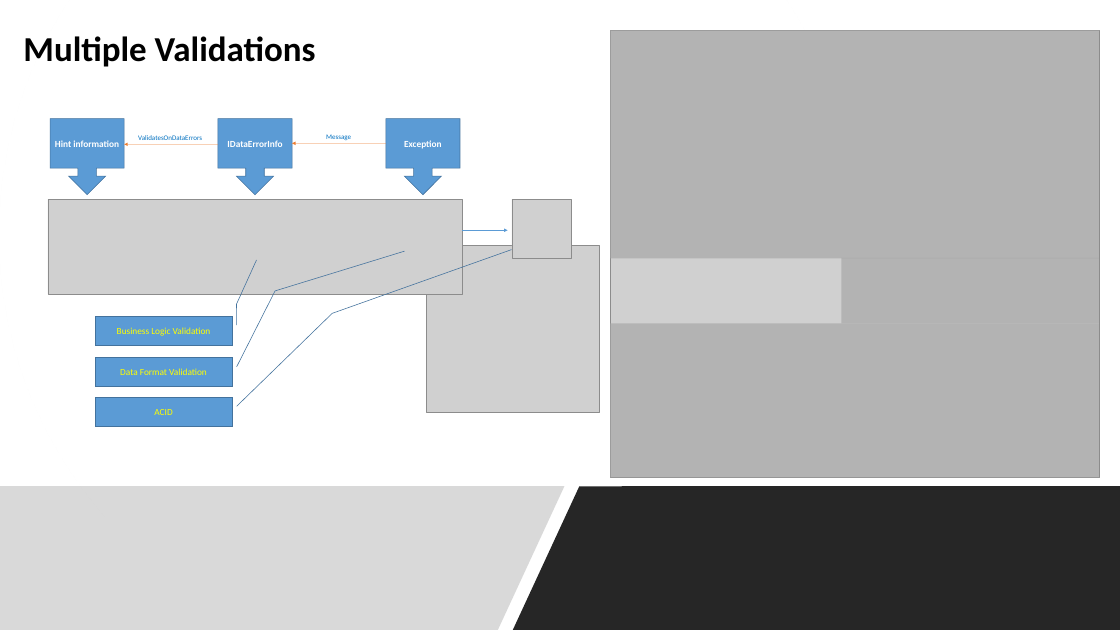
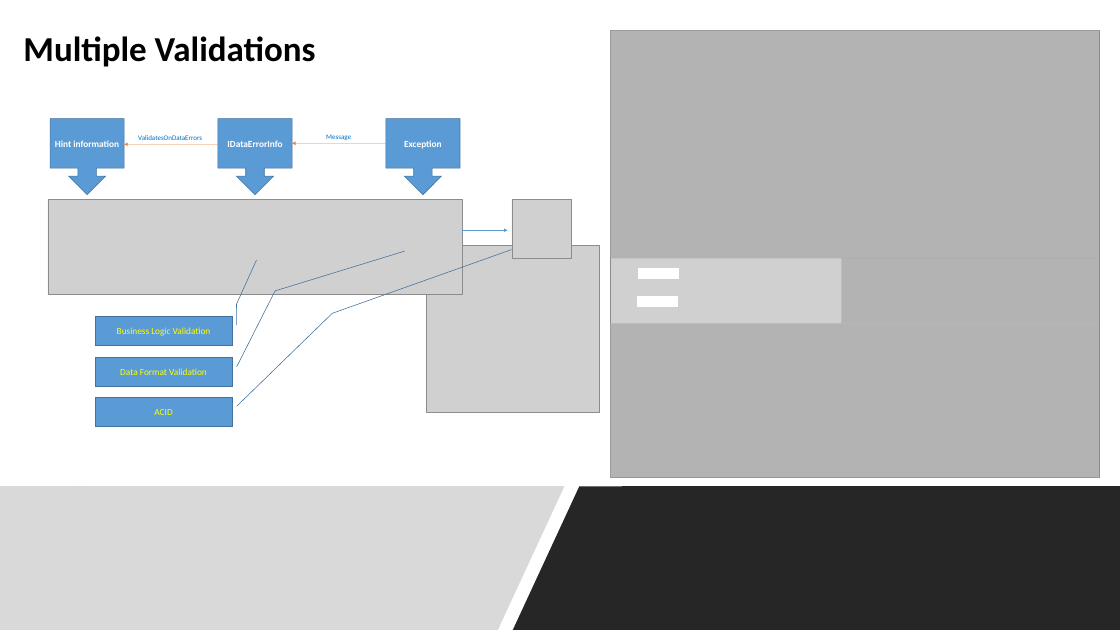
Before and after one commit to philiphyw/IPD24LanguageSchool, a slide deck: slide 7 of doc/YZY Language School Final Report.pptx (slide 6 before the commit). Drawn at 1120x630 pixels with LibreOffice and Linux fonts; fonts in the diff are those of the drawing; grey boxes stand for pictures. Boxes give left, top, right and bottom in pixels: in the first picture for what was removed or moved away, otherwise in the second. Text is boxed around its words. In the diff, an @@ line names an element or a change of style, - is before the commit and + after.

```diff
--- a/doc/YZY Language School Final Report.pptx
+++ b/doc/YZY Language School Final Report.pptx
@@ rectangle added at (x1=638, y1=268, x2=678, y2=278), fill #FFFFFF, outline #FFFFFF 1 pt @@
@@ rectangle added at (x1=637, y1=296, x2=677, y2=307), fill #FFFFFF, outline #FFFFFF 1 pt @@
```
Also in this commit, not shown: 1 other slide changed, 1 slide added.
